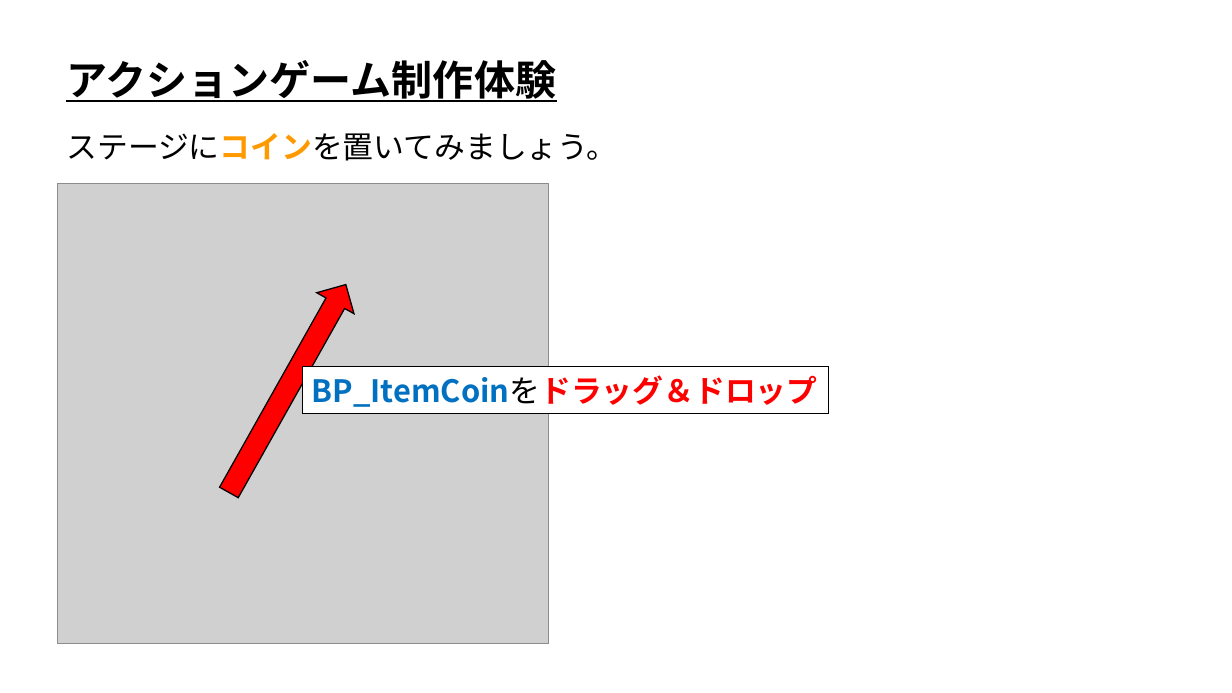
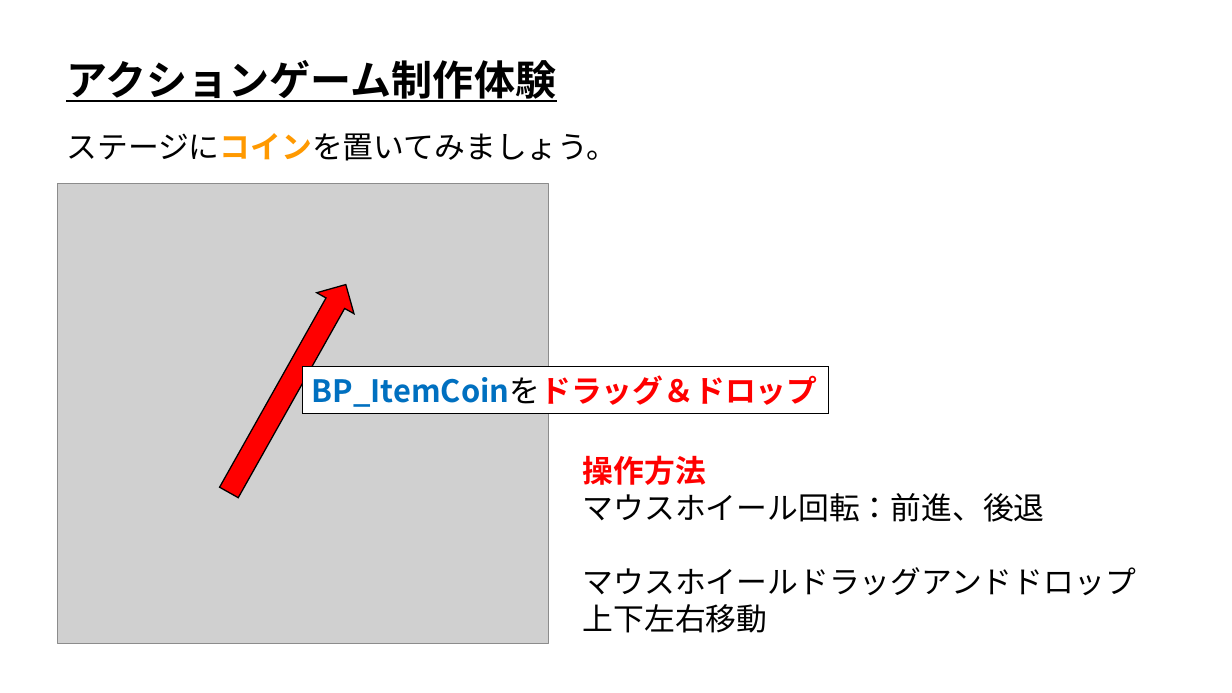
Before and after one commit to ArakiYusuke-Ohara/UnrealEngine, a slide deck: slide 6 of Projects/OpenCanpas01/TrialClass/UE_アクションゲーム制作体験.pptx. Drawn at 1232x693 pixels with LibreOffice and Linux fonts; fonts in the diff are those of the drawing; grey boxes stand for pictures. Boxes give left, top, right and bottom in pixels: in the first picture for what was removed or moved away, otherwise in the second. Text is boxed around its words. In the diff, an @@ line names an element or a change of style, - is before the commit and + after.

```diff
--- a/Projects/OpenCanpas01/TrialClass/UE_アクションゲーム制作体験.pptx
+++ b/Projects/OpenCanpas01/TrialClass/UE_アクションゲーム制作体験.pptx
@@ text added at (x1=583, y1=455, x2=1136, y2=633), 24 pt, text #000000 @@
+操作方法
+マウスホイール回転：前進、後退
+マウスホイールドラッグアンドドロップ
+上下左右移動
```
Also in this commit, not shown: 4 other slides changed.
